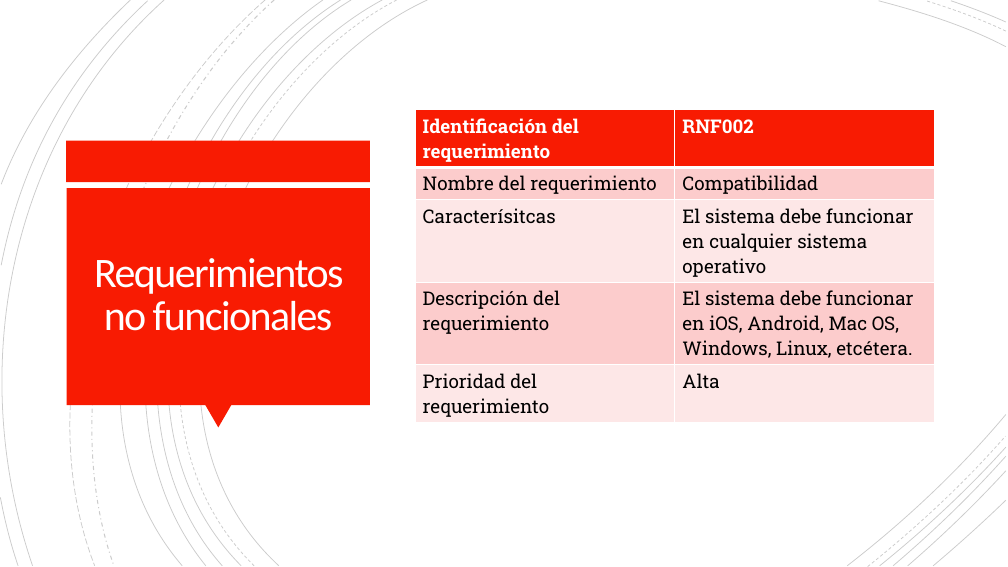
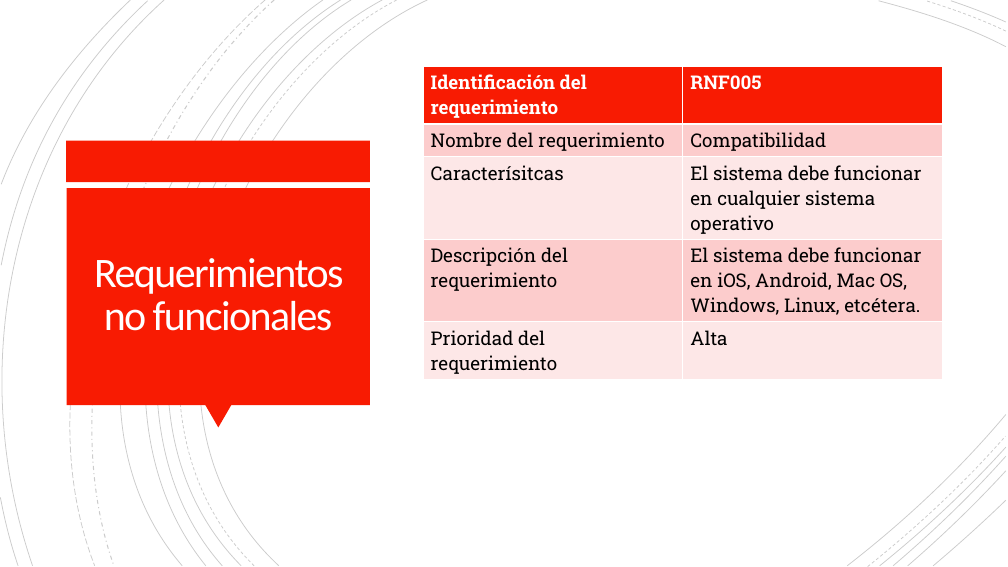
Before and after one commit to Dillan444/PROYECTO_SENA, a slide deck: slide 51 of PLANTEAMIENTO_DEL_PROBLEMA.pptx (slide 38 before the commit). Drawn at 1008x567 pixels with LibreOffice and Linux fonts; fonts in the diff are those of the drawing. Boxes give left, top, right and bottom in pixels: in the first picture for what was removed or moved away, otherwise in the second. Text is boxed around its words. In the diff, an @@ line names an element or a change of style, - is before the commit and + after.

Commit message:
doc:RF_RNF.V11.17/04/2021
Se corrigen los requerimientos funcionales y los no funcionales de acuerdo con las observaciones que se hicieron en la sustentación.

```diff
--- a/PLANTEAMIENTO_DEL_PROBLEMA.pptx
+++ b/PLANTEAMIENTO_DEL_PROBLEMA.pptx
@@ table at (423,67,942,378) @@
-row 1, column 2: RNF002
+row 1, column 2: RNF005
@@ table: place and size @@
-table at (415,110,934,421)
+table at (423,67,942,378)
```
Also in this commit, not shown: 8 other slides changed, 21 slides added, 2 slides removed, 1 other file.
